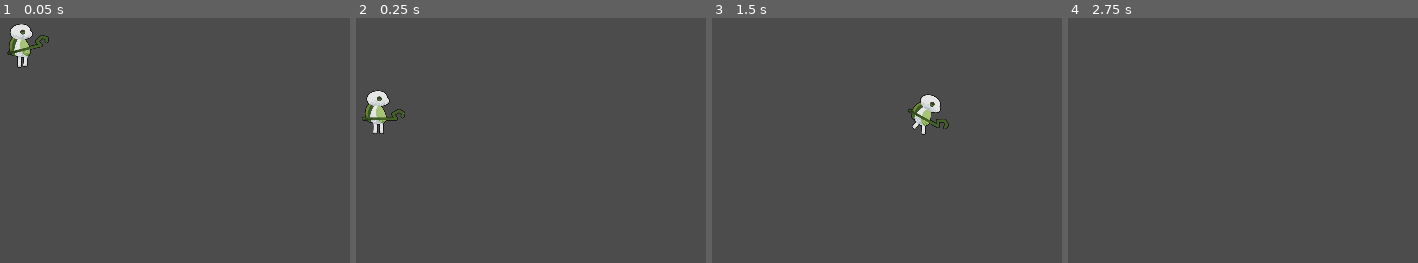
Above: before the commit, frames 1-4 (left to right).
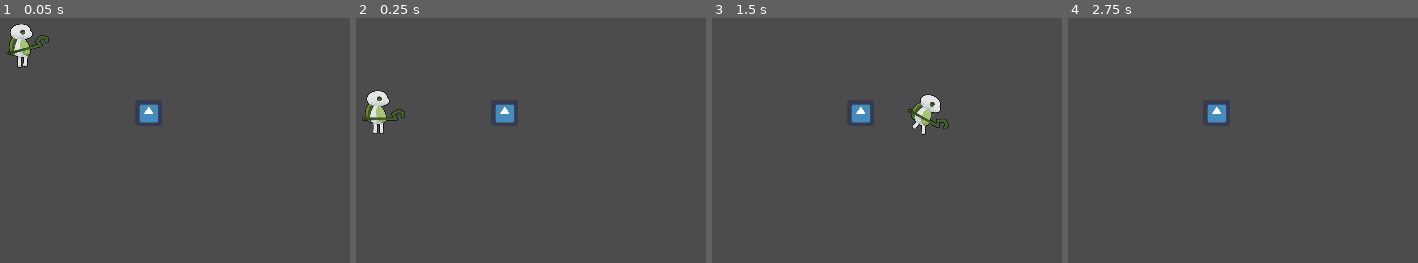
Above: after the commit, the same moments.

Repository: RechieKho/ascend
Game: Godot game, scene res://scenes/testing-ground.tscn
Same seed, same stepped clock (60 frames per second), same inputs: the game is played once before the commit and once after it. The engine's default icon, where the game draws it, is replaced by a stand-in: a white triangle on a blue panel in a dark square.
Inputs:
- Up to frame 1 (0.05 s): no input
- Up to frame 2 (0.25 s): no input
- Up to frame 3 (1.5 s): hold D (RIGHT) from 0.53 s (still down); tap W (UP) at 0.77 s
- Up to frame 4 (2.75 s): tap W (UP) at 1.52 s; release D (RIGHT) at 2.03 s; hold A (LEFT) from 2.03 s (still down)

The runs differ from the first frame. In frame 1, 0.4% of the frame differs, in the area x 39-46%, y 35-43%; in frame 2, 0.4%; in frame 3, 0.4%; in frame 4, 0.4%.

Commit message:
add pickable item

Diff:
--- /dev/null
+++ b/prefabs/item/item.gd
@@ -0,0 +1,19 @@
+extends Area2D
+
+export var pickable: bool = true
+export (int, 0, 100) var mana := 10
+
+func _ready():
+	connect("body_entered", self, "on_body_entered")
+
+func on_body_entered(body):
+	if pickable and body.is_in_group("PLAYER"):
+		# Don't pick item if mana is maxed out
+		if body.mana_system.mana < body.mana_system.max_mana:
+			body.mana_system.mana += mana
+			destroy_item()
+
+func destroy_item():
+	# Run animation or effects...
+	pickable = false
+	queue_free()
--- /dev/null
+++ b/prefabs/item/item.tscn
@@ -0,0 +1,16 @@
+[gd_scene load_steps=4 format=2]
+
+[ext_resource path="res://icon.png" type="Texture" id=1]
+[ext_resource path="res://prefabs/item/item.gd" type="Script" id=2]
+
+[sub_resource type="CircleShape2D" id=1]
+radius = 32.0
+
+[node name="Item" type="Area2D"]
+script = ExtResource( 2 )
+
+[node name="Sprite" type="Sprite" parent="."]
+texture = ExtResource( 1 )
+
+[node name="CollisionShape2D" type="CollisionShape2D" parent="."]
+shape = SubResource( 1 )
--- a/prefabs/player/player.tscn
+++ b/prefabs/player/player.tscn
@@ -680,11 +680,11 @@
 nodes/main/node = SubResource( 18 )
 nodes/main/position = Vector2( -133.333, 26.6667 )
 nodes/output/position = Vector2( 320, 106.667 )
-node_connections = [ "output", 0, "cast_trigger", "cast_trigger", 0, "main", "cast_trigger", 1, "Animation" ]
+node_connections = [ "cast_trigger", 0, "main", "cast_trigger", 1, "Animation", "output", 0, "cast_trigger" ]
 
 [sub_resource type="AnimationNodeStateMachinePlayback" id=20]
 
-[node name="Player" type="KinematicBody2D"]
+[node name="Player" type="KinematicBody2D" groups=["PLAYER"]]
 collision_layer = 0
 script = ExtResource( 11 )
 
--- a/scenes/testing-ground.tscn
+++ b/scenes/testing-ground.tscn
@@ -1,6 +1,7 @@
-[gd_scene load_steps=3 format=2]
+[gd_scene load_steps=4 format=2]
 
 [ext_resource path="res://prefabs/player/player.tscn" type="PackedScene" id=1]
+[ext_resource path="res://prefabs/item/item.tscn" type="PackedScene" id=2]
 
 [sub_resource type="RectangleShape2D" id=1]
 extents = Vector2( 502, 61 )
@@ -16,3 +17,6 @@
 
 [node name="Player" parent="." instance=ExtResource( 1 )]
 position = Vector2( 341, 308 )
+
+[node name="Item" parent="." instance=ExtResource( 2 )]
+position = Vector2( 645, 427 )
--- a/scripts/mana_system.gd
+++ b/scripts/mana_system.gd
@@ -9,7 +9,10 @@
 signal on_mana_changed(new_mana)
 
 func _ready():
-	connect("on_mana_changed", self, "test")
+	connect("on_mana_changed", self, "debug")
+
+func debug(mana):
+	print("player_mana: ", mana)
 
 func set_mana(value):
 	if mana == value: return
